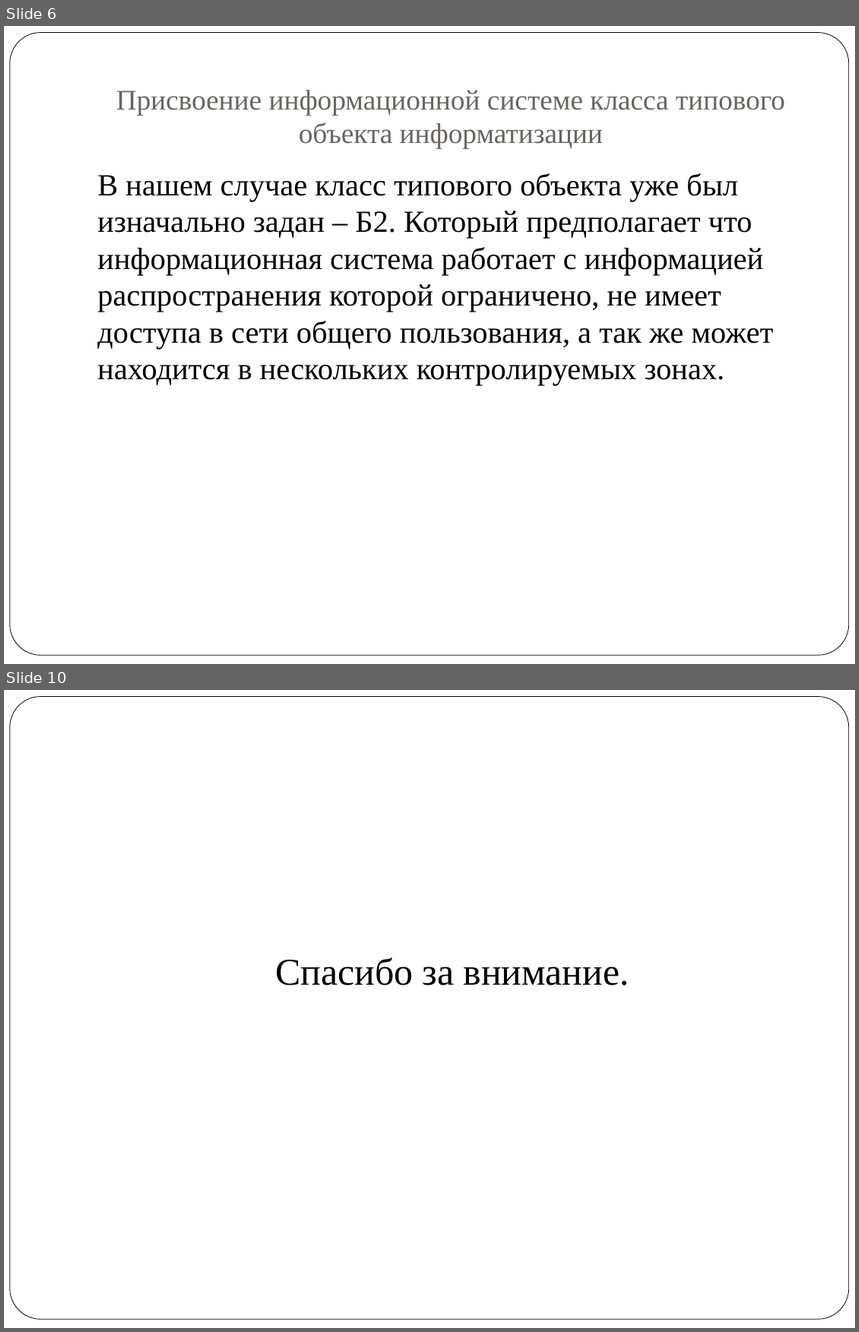
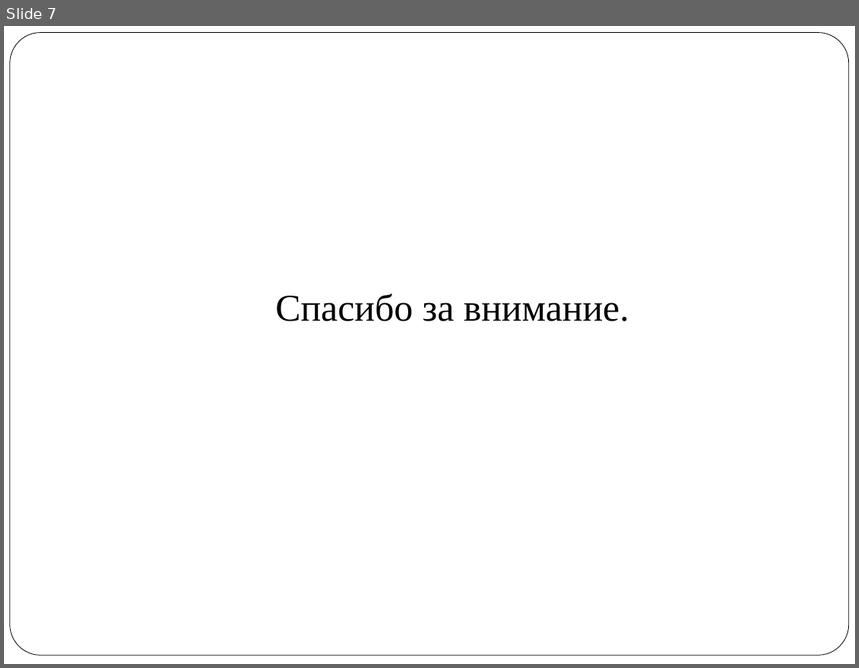
Before and after one commit to vlad324/diploma-rfe, a slide deck: diploma_radkevich.pptx. Shown one above the other, each under a label of ours: slides 6 and 10 before the commit, slide 7 after it; the slides between them are not shown. The pictures are 859x1332 and 859x668 pixels, drawn with LibreOffice and Linux fonts; fonts in the diff are those of the drawing. Boxes give left, top, right and bottom in pixels: in the first picture for what was removed or moved away, otherwise in the second. Text is boxed around its words. In the diff, an @@ line names an element or a change of style, - is before the commit and + after.

```diff
--- a/diploma_radkevich.pptx
+++ b/diploma_radkevich.pptx
@@ slide 6 removed at (4,26,855,664), background #FFFFFF; not listed: 1 template element that a slide beside it also shows @@
@@ title removed at (116,90,785,149) @@
-Присвоение информационной системе класса типового объекта информатизации
@@ text removed at (97,173,774,386) @@
-В нашем случае класс типового объекта уже был изначально задан – Б2. Который предполагает что информационная система работает с информацией распространения которой ограничено, не имеет доступа в сети общего пользования, а так же может находится в нескольких контролируемых зонах.
@@ what was slide 10 is now slide 7 @@
```
Also in this commit, not shown: 3 slides changed, 3 slides added, 5 other slides removed, 1 other file.
